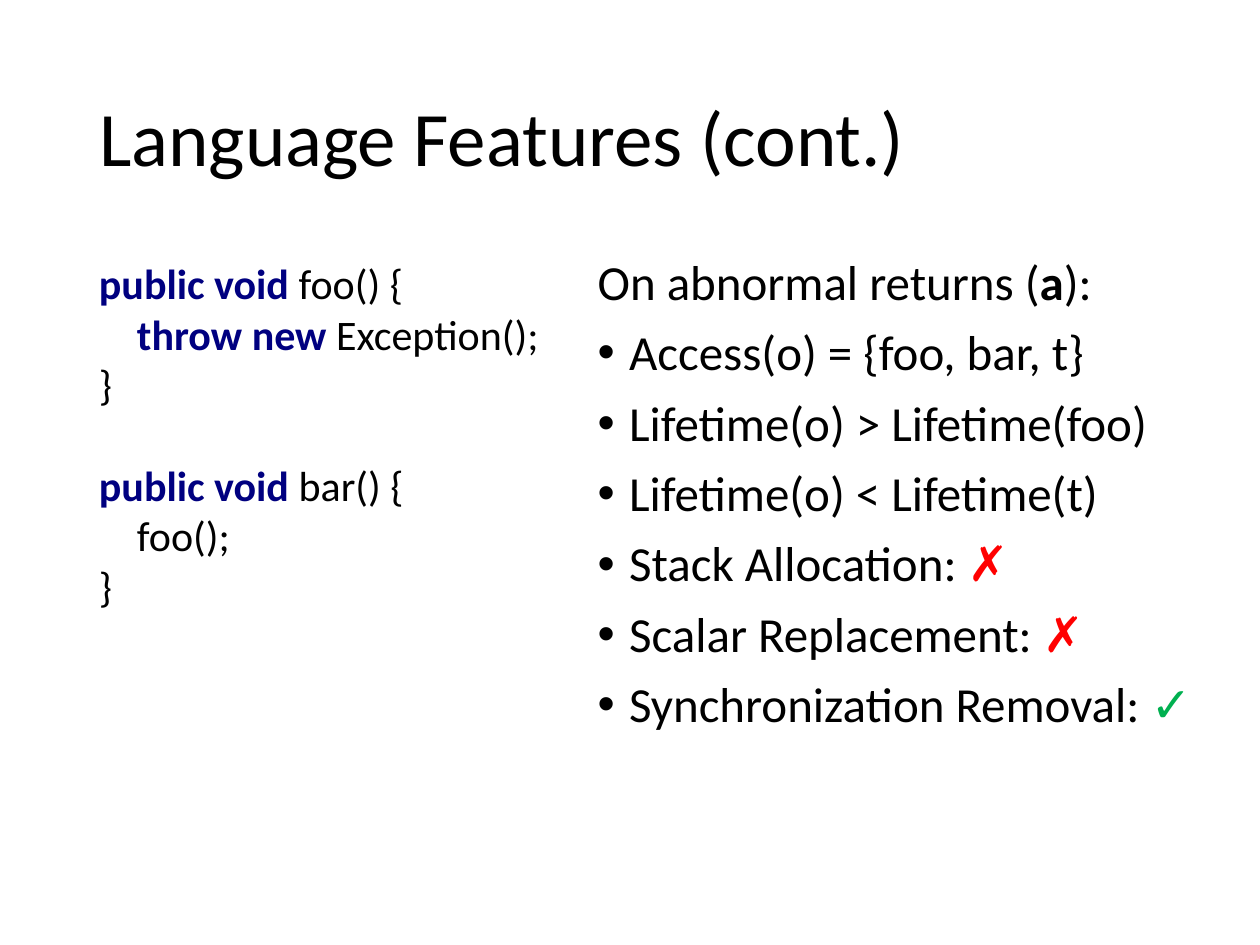
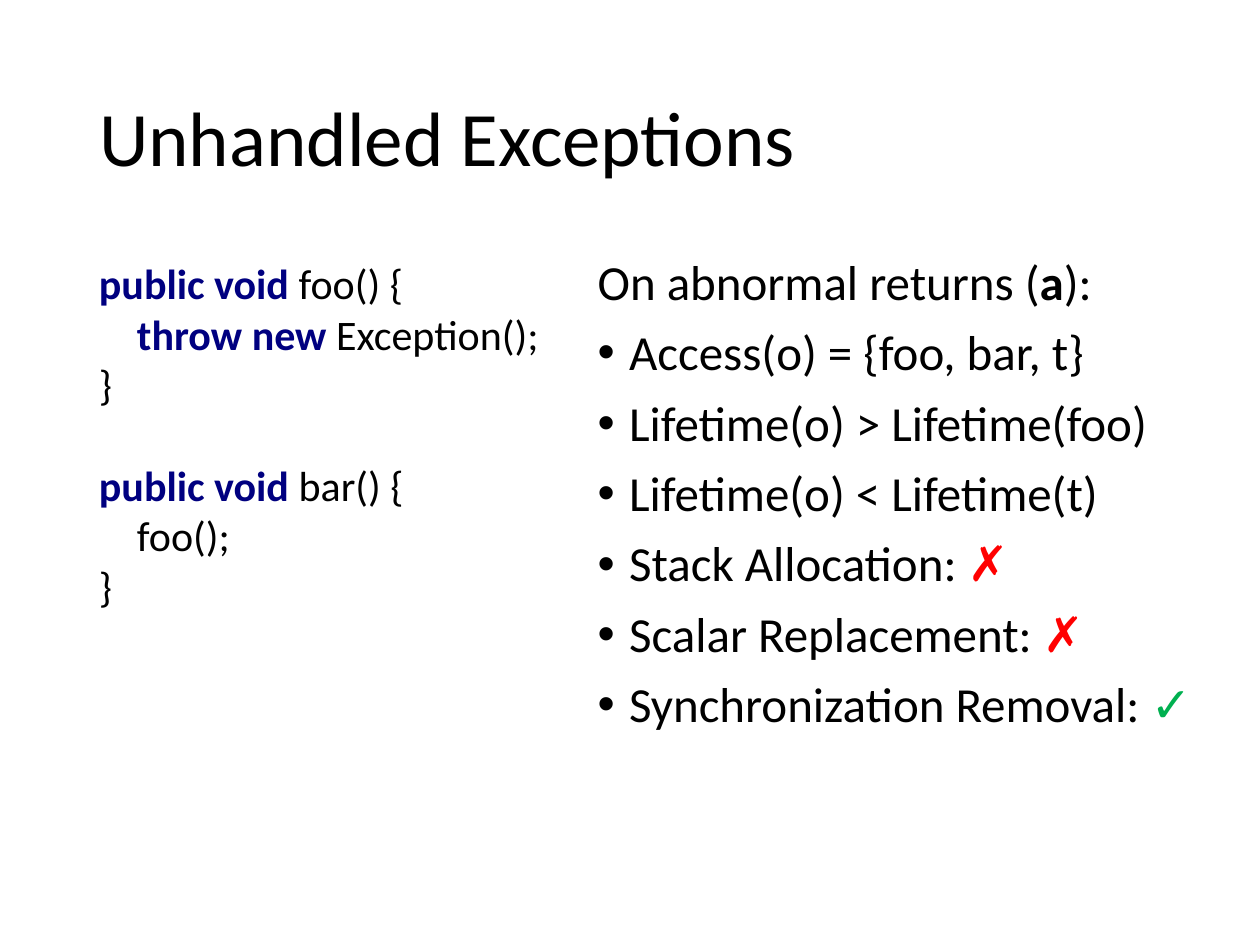
Before and after one commit to stg-tud/apsa, a slide deck: slide 12 of 2019/13-EscapeAnalysis/EscapeAnalysis.pptx. Drawn at 1260x945 pixels with LibreOffice and Linux fonts; fonts in the diff are those of the drawing. Boxes give left, top, right and bottom in pixels: in the first picture for what was removed or moved away, otherwise in the second. Text is boxed around its words. In the diff, an @@ line names an element or a change of style, - is before the commit and + after.

```diff
--- a/2019/13-EscapeAnalysis/EscapeAnalysis.pptx
+++ b/2019/13-EscapeAnalysis/EscapeAnalysis.pptx
@@ title at [99,112,795,179]: text changed @@
-Language Features (cont.)
+Unhandled Exceptions
```
Also in this commit, not shown: 6 other slides changed, 2 other files.
